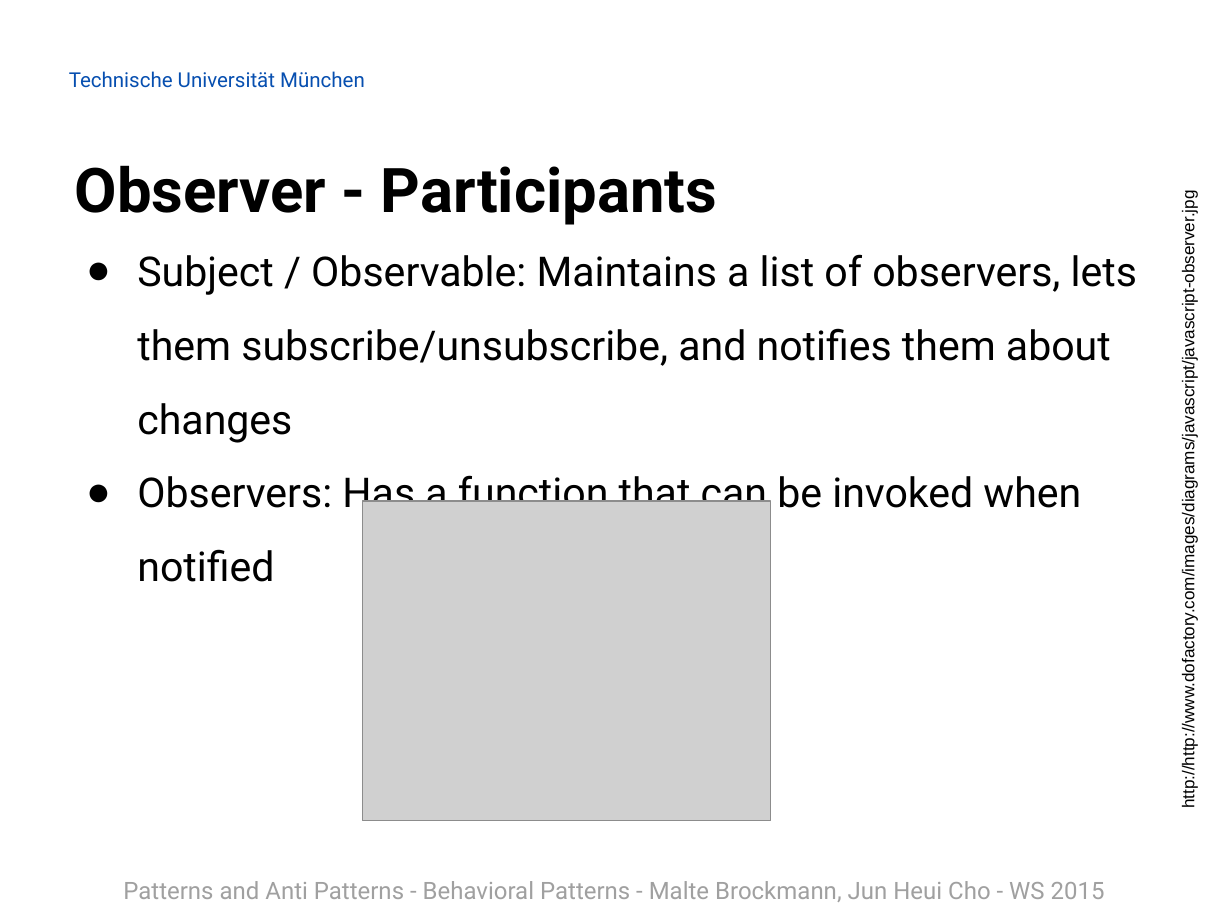
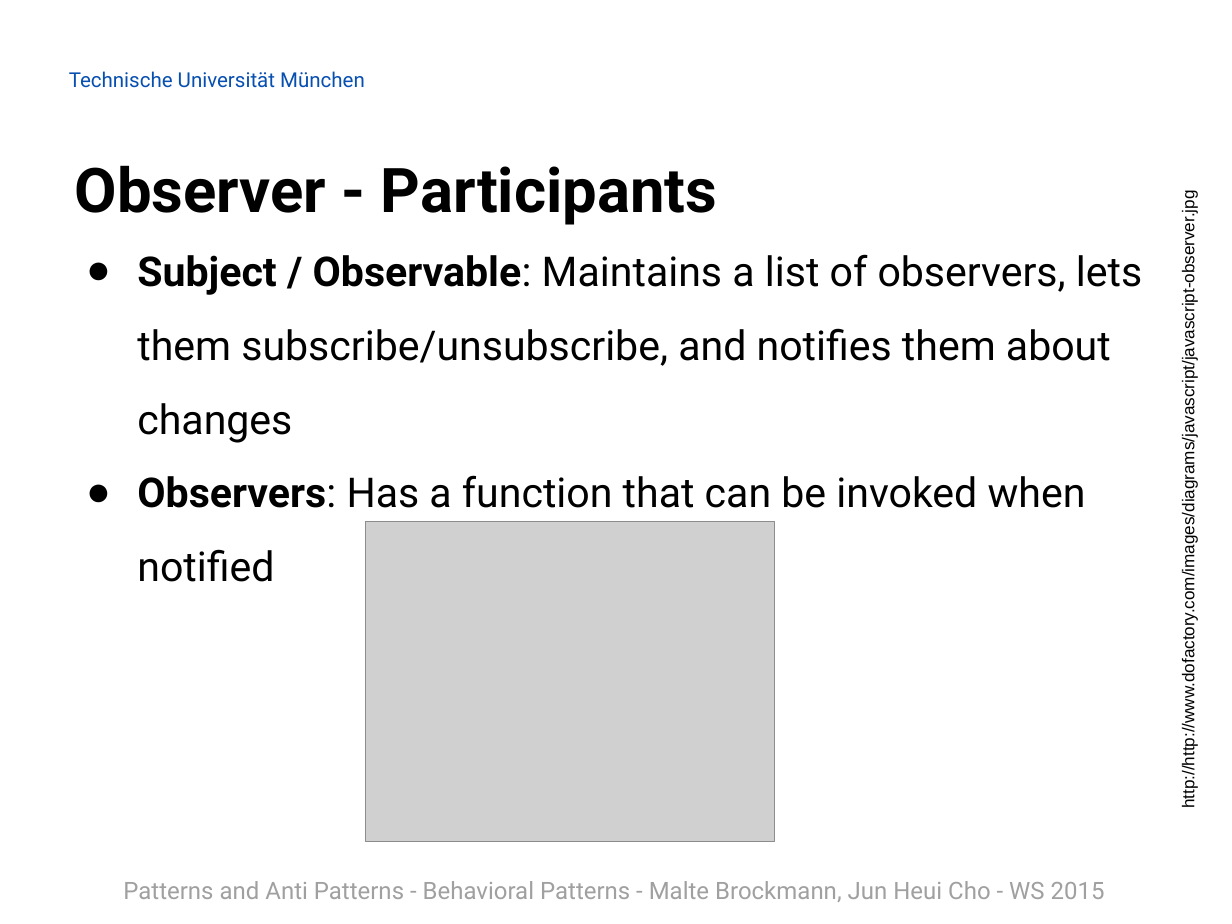
Before and after one commit to Painted6/Behavioral-design-patterns, a slide deck: slide 27 of Behavioral Patterns - JS Patterns and Anti Patterns.pptx (slide 26 before the commit). Drawn at 1232x924 pixels with LibreOffice and Linux fonts; fonts in the diff are those of the drawing; grey boxes stand for pictures; background and template pictures are left out. Boxes give left, top, right and bottom in pixels: in the first picture for what was removed or moved away, otherwise in the second. Text is boxed around its words. In the diff, an @@ line names an element or a change of style, - is before the commit and + after.

```diff
--- a/Behavioral Patterns - JS Patterns and Anti Patterns.pptx
+++ b/Behavioral Patterns - JS Patterns and Anti Patterns.pptx
@@ text "Subject / Observable: Maintains a ..." at bbox=[137, 254, 1142, 582]: bold on in "Subject / Observable:", "Observers:" @@
@@ picture: place and size @@
-picture at bbox=[362, 501, 771, 822]
+picture at bbox=[366, 521, 775, 841]
```
Also in this commit, not shown: 6 other slides changed, 5 slides added, 1 other file.
